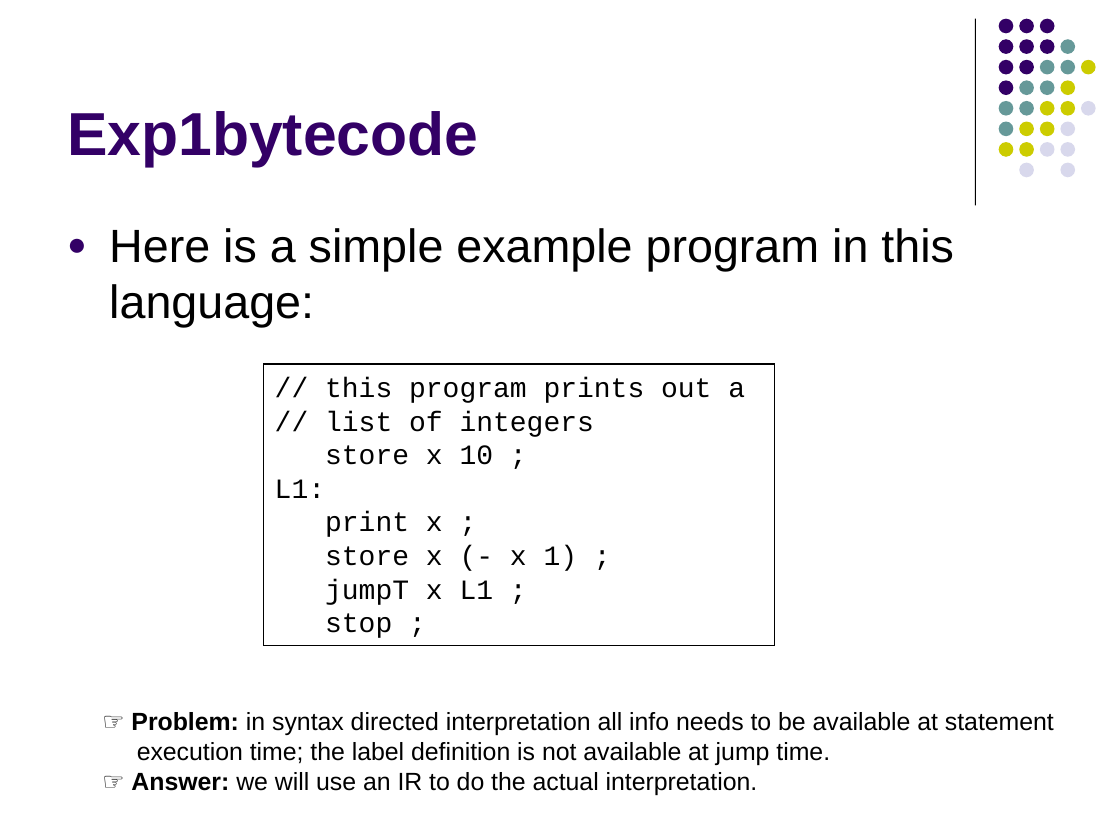
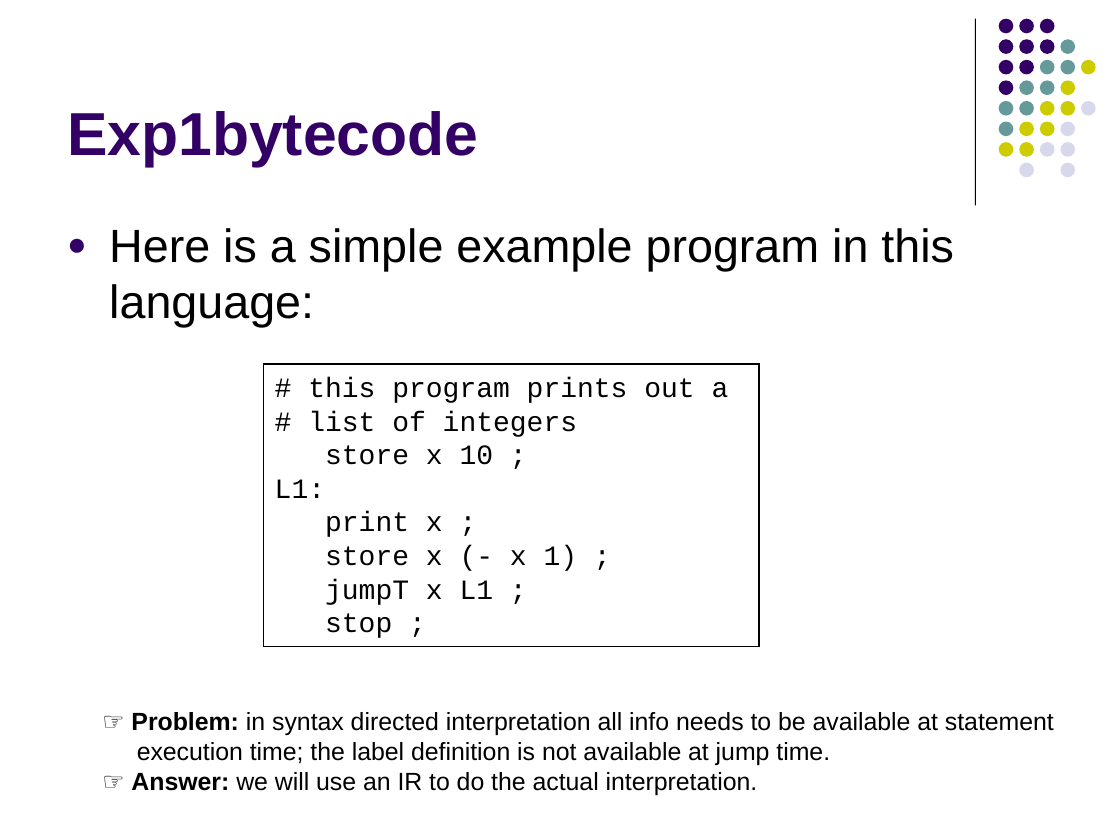
Before and after one commit to lutzhamel/CSC402, a slide deck: slide 6 of csc402-ln005.pptx. Drawn at 1120x840 pixels with LibreOffice and Linux fonts; fonts in the diff are those of the drawing. Boxes give left, top, right and bottom in pixels: in the first picture for what was removed or moved away, otherwise in the second. Text is boxed around its words. In the diff, an @@ line names an element or a change of style, - is before the commit and + after.

```diff
--- a/csc402-ln005.pptx
+++ b/csc402-ln005.pptx
@@ rectangle "# this program prints out ..." resized from (x1=263, y1=364, x2=774, y2=645) to (x1=263, y1=364, x2=758, y2=646) @@
@@ text in rectangle at (x1=308, y1=377, x2=729, y2=437): text changed @@
-// this program prints out a
-// list of integers
+# this program prints out a
+# list of integers
```
Also in this commit, not shown: 3 other slides changed, 1 slide added, 3 other files.
